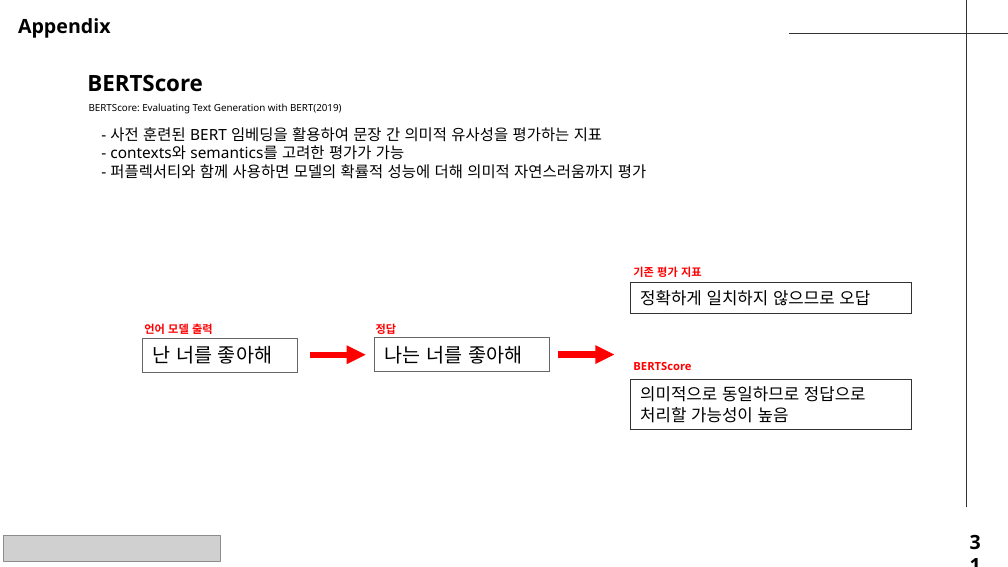
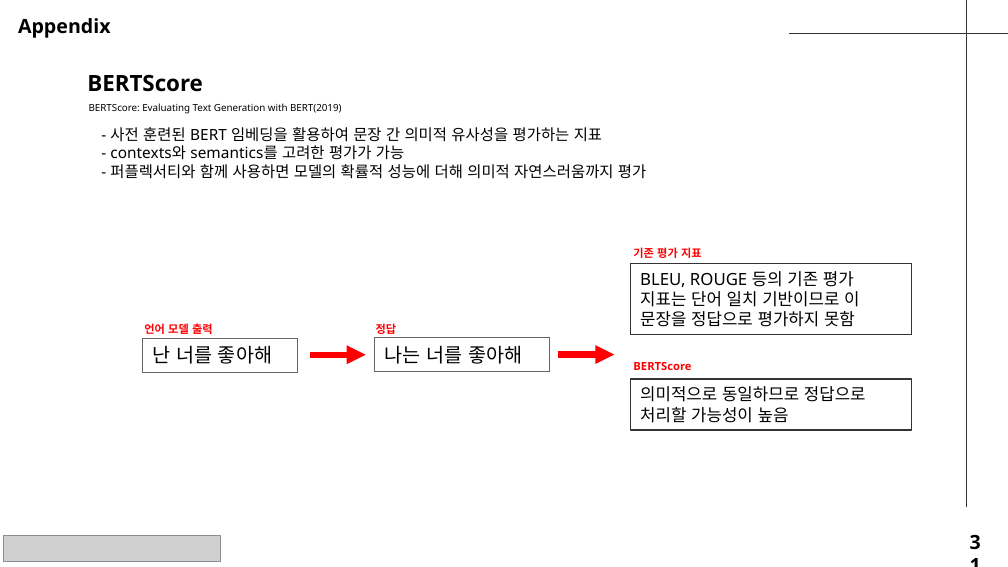
Before and after one commit to seungdeng/Deep-Learning-from-Scratch, a slide deck: slide 31 of study/발표자료/(이승건)250220_밑딥2_chap2-5.pptx. Drawn at 1008x567 pixels with LibreOffice and Linux fonts; fonts in the diff are those of the drawing; grey boxes stand for pictures. Boxes give left, top, right and bottom in pixels: in the first picture for what was removed or moved away, otherwise in the second. Text is boxed around its words. In the diff, an @@ line names an element or a change of style, - is before the commit and + after.

```diff
--- a/study/발표자료/(이승건)250220_밑딥2_chap2-5.pptx
+++ b/study/발표자료/(이승건)250220_밑딥2_chap2-5.pptx
@@ text "기존 평가 지표": place and size @@
-text "기존 평가 지표" at <box>633,266,702,277</box>
+text "기존 평가 지표" at <box>633,247,702,258</box>
@@ rectangle "BLEU, ROUGE 등의 기존 평가 ...": place and size @@
-rectangle "BLEU, ROUGE 등의 기존 평가 ..." at <box>630,282,911,312</box>
+rectangle "BLEU, ROUGE 등의 기존 평가 ..." at <box>630,263,911,335</box>
@@ text in rectangle at <box>640,271,859,327</box>: text changed @@
-정확하게 일치하지 않으므로 오답
+BLEU, ROUGE 등의 기존 평가 지표는 단어 일치 기반이므로 이 문장을 정답으로 평가하지 못함
```
Also in this commit, not shown: 1 other slide changed.
